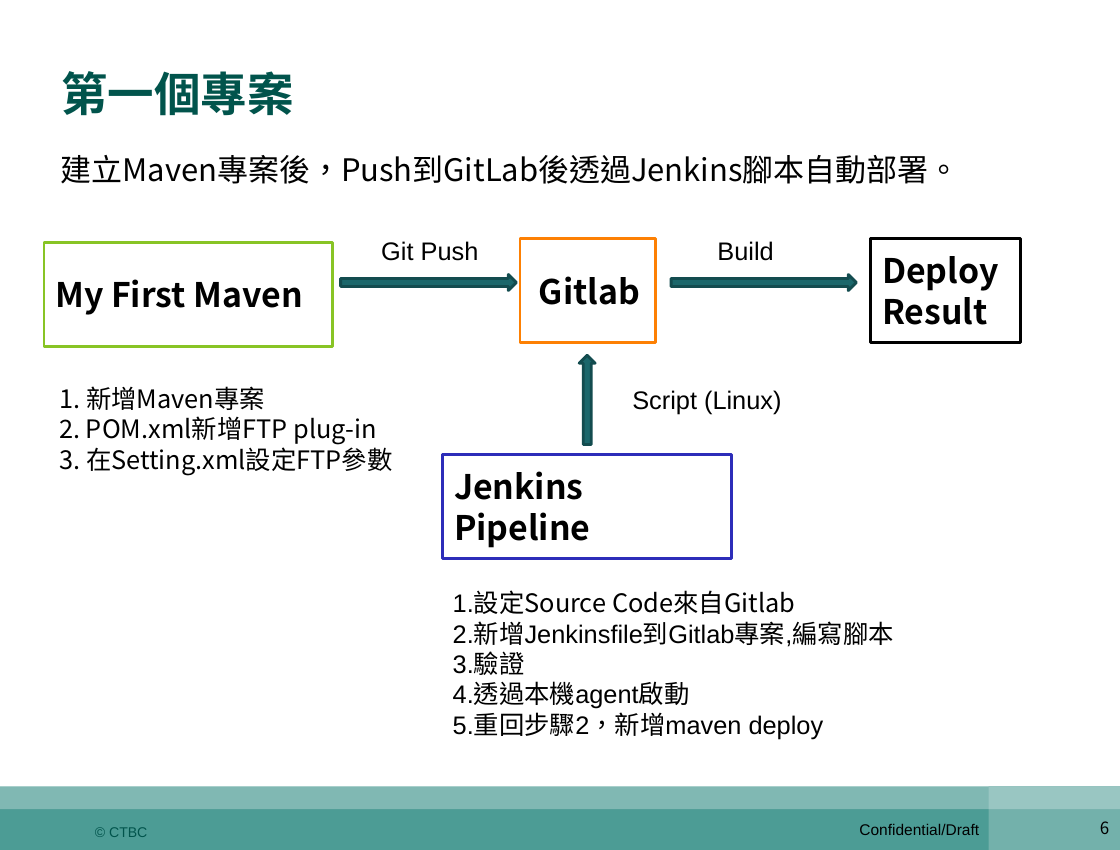
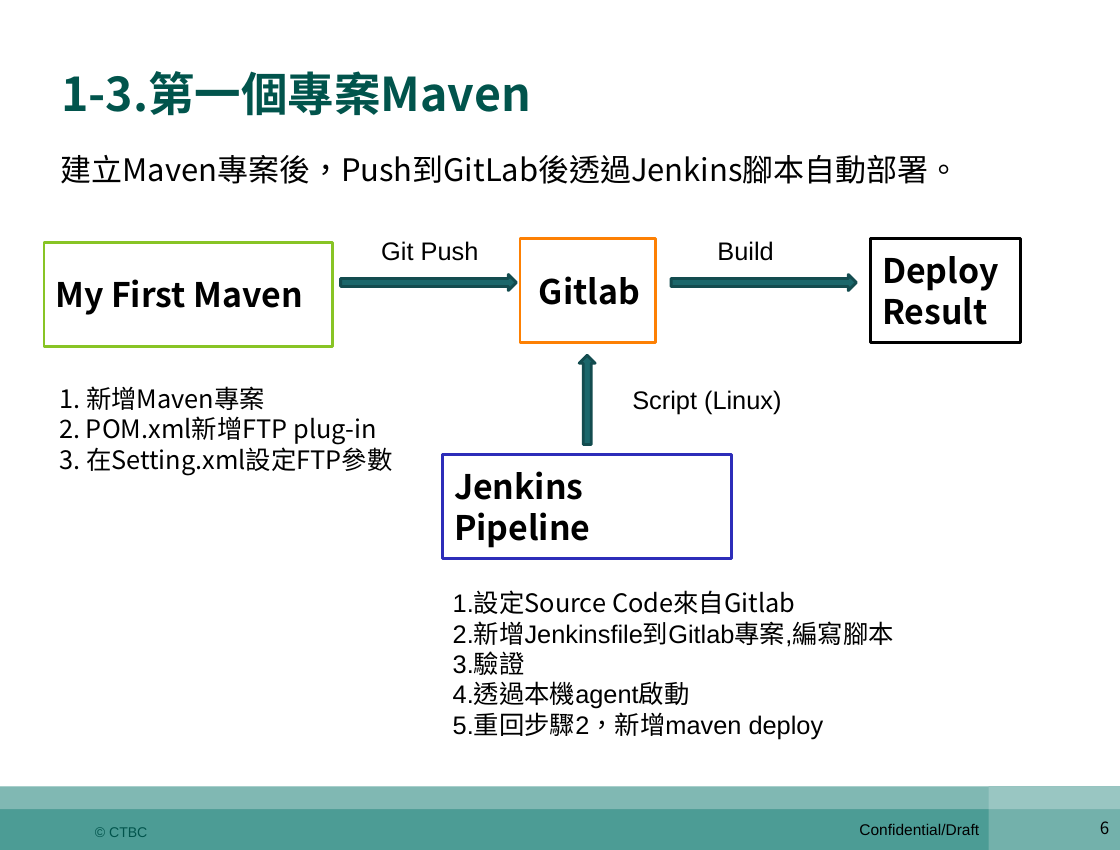
Before and after one commit to shaven105/duh, a slide deck: slide 6 of DevOps期末報告陸冠綸z00045984.pptx. Drawn at 1120x850 pixels with LibreOffice and Linux fonts; fonts in the diff are those of the drawing. Boxes give left, top, right and bottom in pixels: in the first picture for what was removed or moved away, otherwise in the second. Text is boxed around its words. In the diff, an @@ line names an element or a change of style, - is before the commit and + after.

```diff
--- a/DevOps期末報告陸冠綸z00045984.pptx
+++ b/DevOps期末報告陸冠綸z00045984.pptx
@@ text at (x1=61, y1=71, x2=531, y2=116): text changed @@
-第一個專案
+1-3.第一個專案Maven
```
Also in this commit, not shown: 10 other slides changed, 2 slides added, 2 other files.
